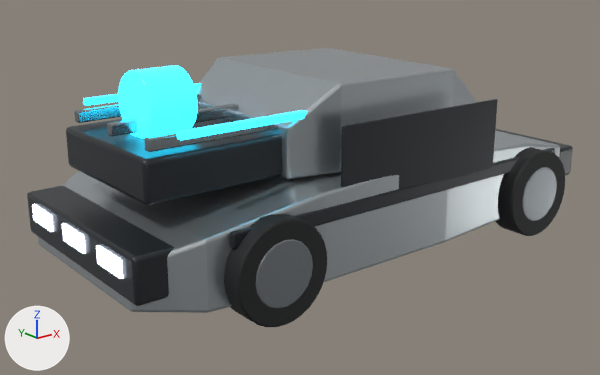
The FBX model SourceArt/Vehicles/DeLorean/Exports/HeroTimeMachine.fbx: old version first, new version second.
Camera for both pictures: a camera (50 mm lens) standing at (-4.05, -4.68, 2.46) and looking at (-0.25, 0.07, 0.56). Lighting does not change. The marker at lower left points along +X, +Y and +Z. The picture after the commit comes second. Objects named as collision shapes, trigger or cutter boxes, shadow casters or lower levels of detail are left out. Where no turn or scale is listed for an object, it has been applied to the vertices.

The scene before the commit, as lines of its bpy script (objects in view):
```python
me_cube_044 = bpy.data.meshes.new('Cube.044')
me_cube_044.from_pydata(...)  # 96 vertices, 98 faces; spans x -0.54..0.54, y -0.55..0.55, z -0.14..0.14
me_cube_044.materials.append(mat_m_darktrim)  # black #242a2e
me_cylinder_009 = bpy.data.meshes.new('Cylinder.009')
me_cylinder_009.from_pydata(...)  # 192 vertices, 170 faces; spans x -0.17..0.17, y -0.22..0.22, z -0.22..0.22
me_cylinder_009.materials.append(mat_m_timeemissive)  # cyan #277c90, glowing cyan #27d3ff
me_cylinder_014 = bpy.data.meshes.new('Cylinder.014')
me_cylinder_014.from_pydata(...)  # 192 vertices, 162 faces; spans x -0.34..0.34, y -0.11..0.11, z -0.34..0.34
me_cylinder_014.materials.append(mat_m_rubber)  # black #161819
ob_fluxreactor = bpy.data.objects.new('FluxReactor', me_cylinder_009)
ob_fluxreactor.location = (-1.48, 0.0, 1.39)
ob_timemachinery = bpy.data.objects.new('TimeMachinery', me_cube_044)
ob_timemachinery.location = (-1.35, 0.0, 1.05)
ob_wheel_rl = bpy.data.objects.new('Wheel_RL', me_cylinder_014)
ob_wheel_rl.location = (-1.25, -0.92, 0.48)
# also in view: 'Wheel_FL' at (1.25, -0.92, 0.48); 'FluxRail_-48' at (-1.35, -0.48, 1.26); 'BodyShell' at (0.0, 0.0, 0.59); 'RoofShell' at (0.05, 0.0, 1.21); 'DoorSeam_R' at (0.03, -0.92, 1.02)
```
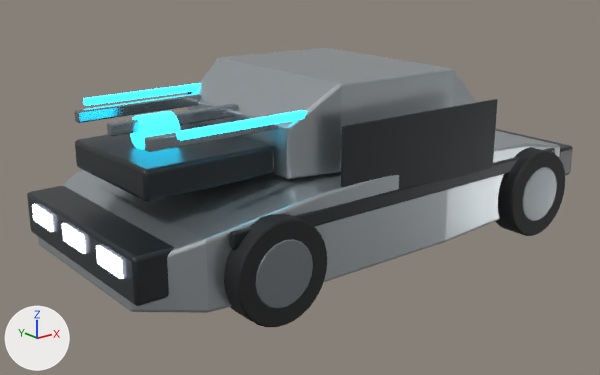
What the commit changed:
me_cylinder_009 is used by ob_fluxreactor; location (-1.48, 0.0, 1.39).
me_cylinder_009 had 192 vertices, 170 faces and spanned x -0.17..0.17, y -0.22..0.22, z -0.22..0.22.
me_cylinder_009 now has 192 vertices, 170 faces and spans x -0.13..0.13, y -0.11..0.11, z -0.11..0.11.
me_cylinder_009 part 2: 192 of 192 vertices moved; they spanned x -0.17..0.17, y -0.22..0.22, z -0.22..0.22 and now span x -0.13..0.13, y -0.11..0.11, z -0.11..0.11; mean shift (0.0, 0.0, 0.0).
me_cube_044 is used by ob_timemachinery; location (-1.35, 0.0, 1.05).
me_cube_044 had 96 vertices, 98 faces and spanned x -0.54..0.54, y -0.55..0.55, z -0.14..0.14.
me_cube_044 now has 96 vertices, 98 faces and spans x -0.48..0.48, y -0.49..0.49, z -0.1..0.1.
me_cube_044 part 1: 96 of 96 vertices moved; they spanned x -0.54..0.54, y -0.55..0.55, z -0.14..0.14 and now span x -0.48..0.48, y -0.49..0.49, z -0.1..0.1; mean shift (0.0, 0.0, 0.0).
Object 'FluxReactor' (ob_fluxreactor) moves from (-1.48, 0.0, 1.39) to (-1.51, 0.0, 1.21).
Object 'TimeMachinery' (ob_timemachinery) moves from (-1.35, 0.0, 1.05) to (-1.38, 0.0, 1.01).

Location of each change, (x1, y1, x2, y2) in pixels of the pictures (600 x 375 px):
'TimeMachinery', reshaped, moved
    before: (66, 118, 282, 205)
    after: (75, 122, 275, 202)
'FluxReactor', reshaped, moved (37% narrower, 47% shorter)
    before: (118, 66, 198, 139)
    after: (130, 111, 180, 149)
'FluxRail_48', unchanged, uncovered by the edit
    both: (74, 93, 201, 123)
'EmissiveConduit_62', unchanged, uncovered by the edit
    both: (83, 83, 201, 106)
